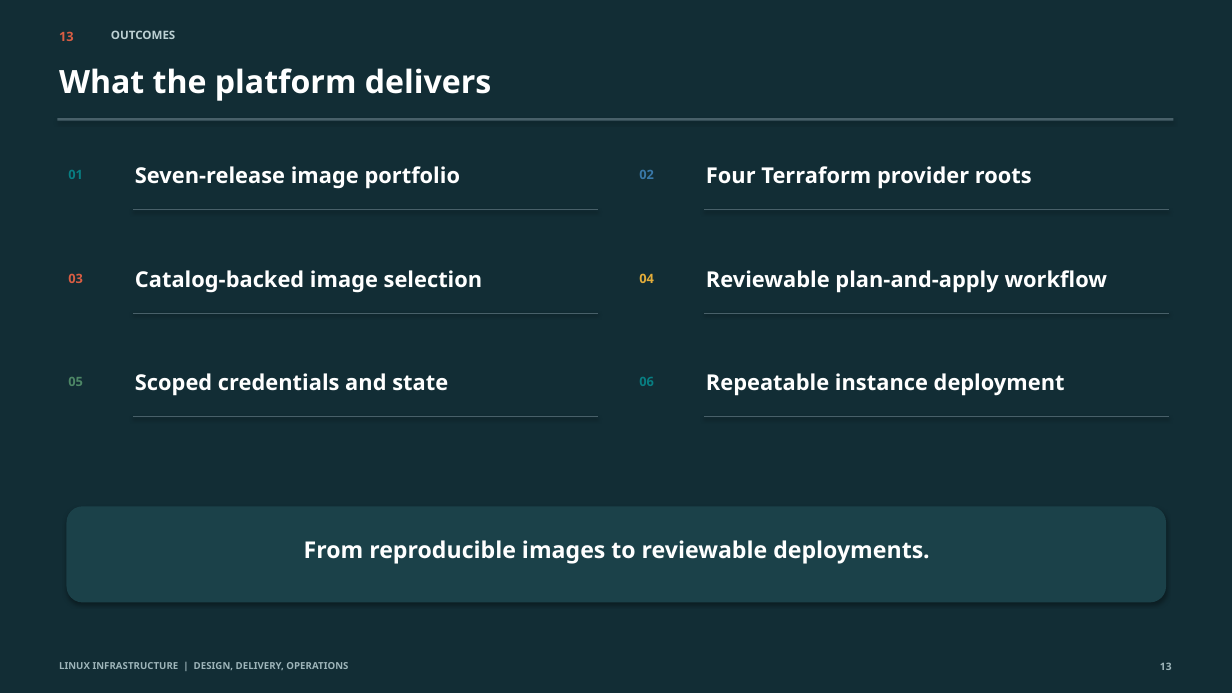
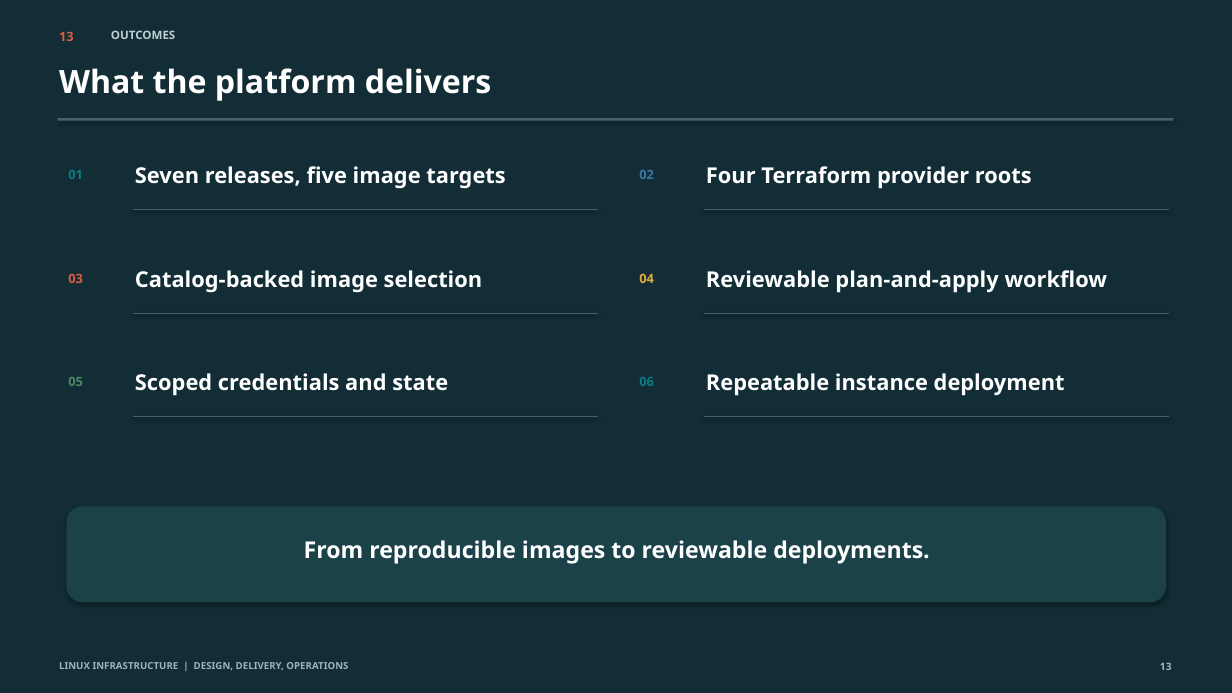
Before and after one commit to jjbailey/dib7, a slide deck: slide 13 of doc/dib7-presentation.pptx. Drawn at 1232x693 pixels with LibreOffice and Linux fonts; fonts in the diff are those of the drawing. Boxes give left, top, right and bottom in pixels: in the first picture for what was removed or moved away, otherwise in the second. Text is boxed around its words. In the diff, an @@ line names an element or a change of style, - is before the commit and + after.

```diff
--- a/doc/dib7-presentation.pptx
+++ b/doc/dib7-presentation.pptx
@@ text at box(135, 166, 505, 189): text changed @@
-Seven-release image portfolio
+Seven releases, five image targets
```
Also in this commit, not shown: 4 other slides changed, 27 other files.
